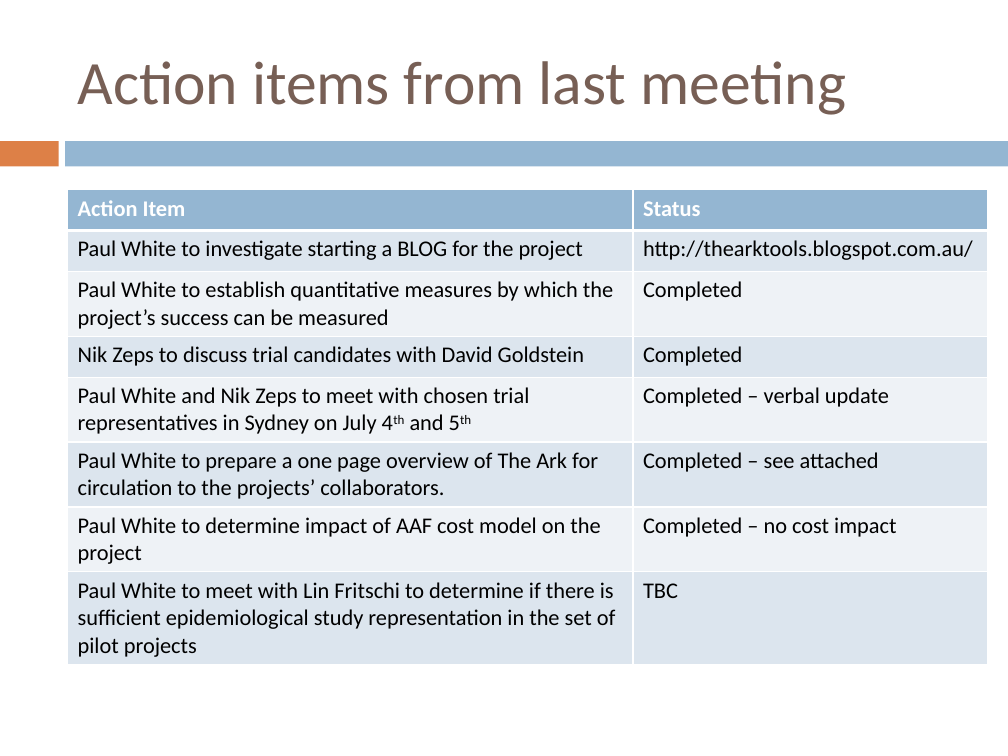
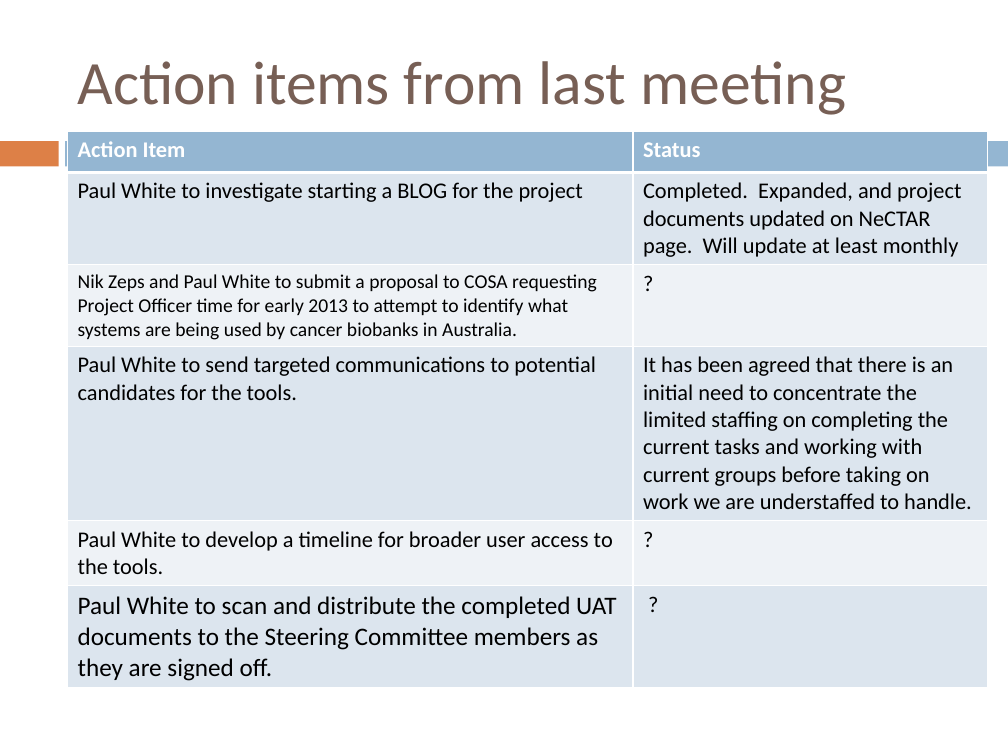
Before and after one commit to tranaweera/ark-informatics, a slide deck: slide 3 of ARK/trunk/usefulTools/TestFilesAndDocuments/steering committee/NeCTAR/Steering Committee Meetings/Steering Committee Meeting March_2013.pptx. Drawn at 1008x756 pixels with LibreOffice and Linux fonts; fonts in the diff are those of the drawing. Boxes give left, top, right and bottom in pixels: in the first picture for what was removed or moved away, otherwise in the second. Text is boxed around its words. In the diff, an @@ line names an element or a change of style, - is before the commit and + after.

Commit message:
steering committee update

```diff
--- a/ARK/trunk/usefulTools/TestFilesAndDocuments/steering committee/NeCTAR/Steering Committee Meetings/Steering Committee Meeting March_2013.pptx
+++ b/ARK/trunk/usefulTools/TestFilesAndDocuments/steering committee/NeCTAR/Steering Committee Meetings/Steering Committee Meeting March_2013.pptx
@@ table at (68, 131, 988, 685) @@
-row 2: Paul White to investigate starting a BLOG for the project | http://thearktools.blogspot.com.au/
-row 3: Paul White to establish quantitative measures by which the project’s success can be measured | Completed
-row 4: Nik Zeps to discuss trial candidates with David Goldstein | Completed
-row 5: Paul White and Nik Zeps to meet with chosen trial representatives in Sydney on July 4th and 5th | Completed – verbal update
-row 6: Paul White to prepare a one page overview of The Ark for circulation to the projects’ collaborators. | Completed – see attached
-row 7: Paul White to determine impact of AAF cost model on the project | Completed – no cost impact
-row 8: Paul White to meet with Lin Fritschi to determine if there is sufficient epidemiological study representation in the set of pilot projects | TBC
+row 2: Paul White to investigate starting a BLOG for the project | Completed. Expanded, and project documents updated on NeCTAR page. Will update at least monthly
+row 3: Nik Zeps and Paul White to submit a proposal to COSA requesting Project Officer time for early 2013 to attempt to identify what systems are being used by cancer biobanks in Australia. | ?
+row 4: Paul White to send targeted communications to potential candidates for the tools. | It has been agreed that there is an initial need to concentrate the limited staffing on completing the current tasks and working with current groups before taking on work we are understaffed to handle.
+row 5: Paul White to develop a timeline for broader user access to the tools. | ?
+row 6: Paul White to scan and distribute the completed UAT documents to the Steering Committee members as they are signed off. | ?
@@ table: place and size @@
-table at (68, 190, 988, 661)
+table at (68, 131, 988, 685)
```
